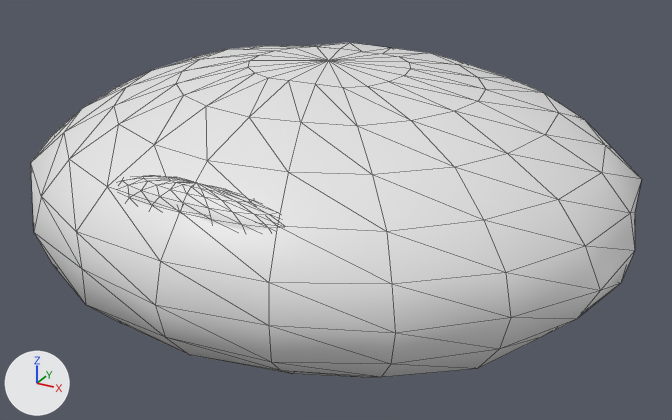
Renders of the glTF model models/catch_breads/bread_petit_an.glb from each side of a commit.
The view is the same before and after, from a 50 mm lens placed at (0.558, -0.995, 0.466), pointed at (0.014, -0.006, -0.028). The axes (+X, +Y, +Z) are drawn at lower left. The lights are the same throughout. The picture after the commit comes second. Mesh edges are drawn as thin lines. Where no turn or scale is listed for an object, it has been applied to the vertices.

Names of what the first picture shows: 'あんのぞき窓', 'ひと口サイズのパン.001'.
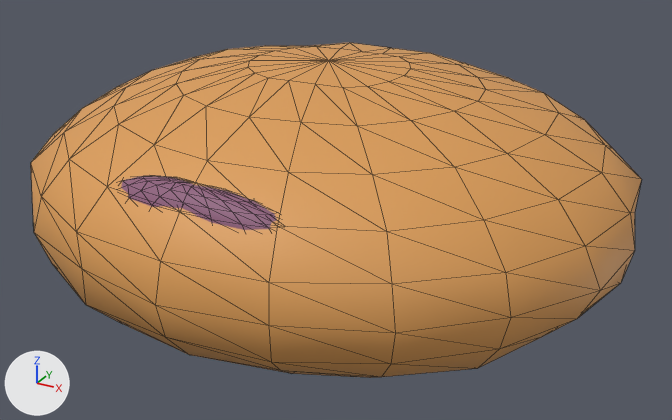
Location of each change, [x1, y1, x2, y2] in pixels of the pictures (672 x 420 px):
'ひと口サイズのパン.001', recoloured (white to orange)
    both: [31, 43, 641, 378]
'あんのぞき窓', recoloured (white to purple)
    both: [121, 176, 277, 230]

Diff of the bpy script that builds the scene:
```diff
--- a/models/catch_breads/bread_petit_an.glb.py
+++ b/models/catch_breads/bread_petit_an.glb.py
@@ mat_焼きたての山吹色 @@
 mat_焼きたての山吹色 = principled_material('焼きたての山吹色')
-mat_焼きたての山吹色.base_color = (0.8, 0.8, 0.8)  # white #e7e7e7
+mat_焼きたての山吹色.base_color = (0.72, 0.34, 0.095)  # orange #dd9e57
@@ mat_レーズン @@
 mat_レーズン = principled_material('レーズン')
-mat_レーズン.base_color = (0.8, 0.8, 0.8)  # white #e7e7e7
+mat_レーズン.base_color = (0.27, 0.11, 0.2)  # purple #8e5d7c
```
